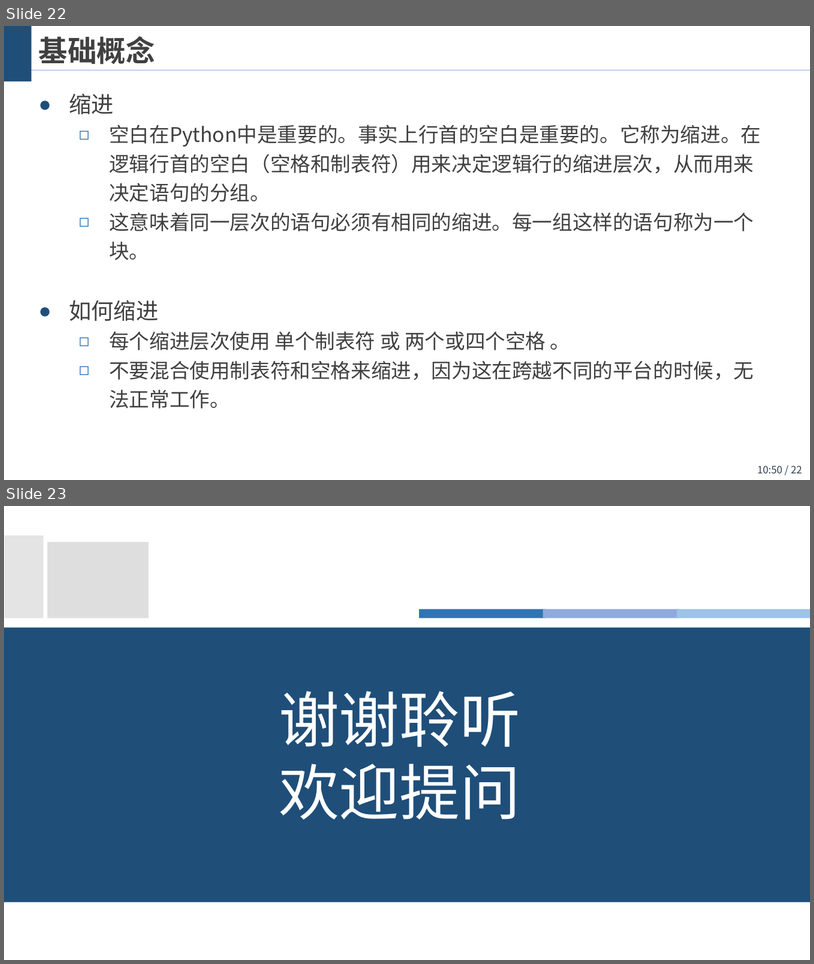
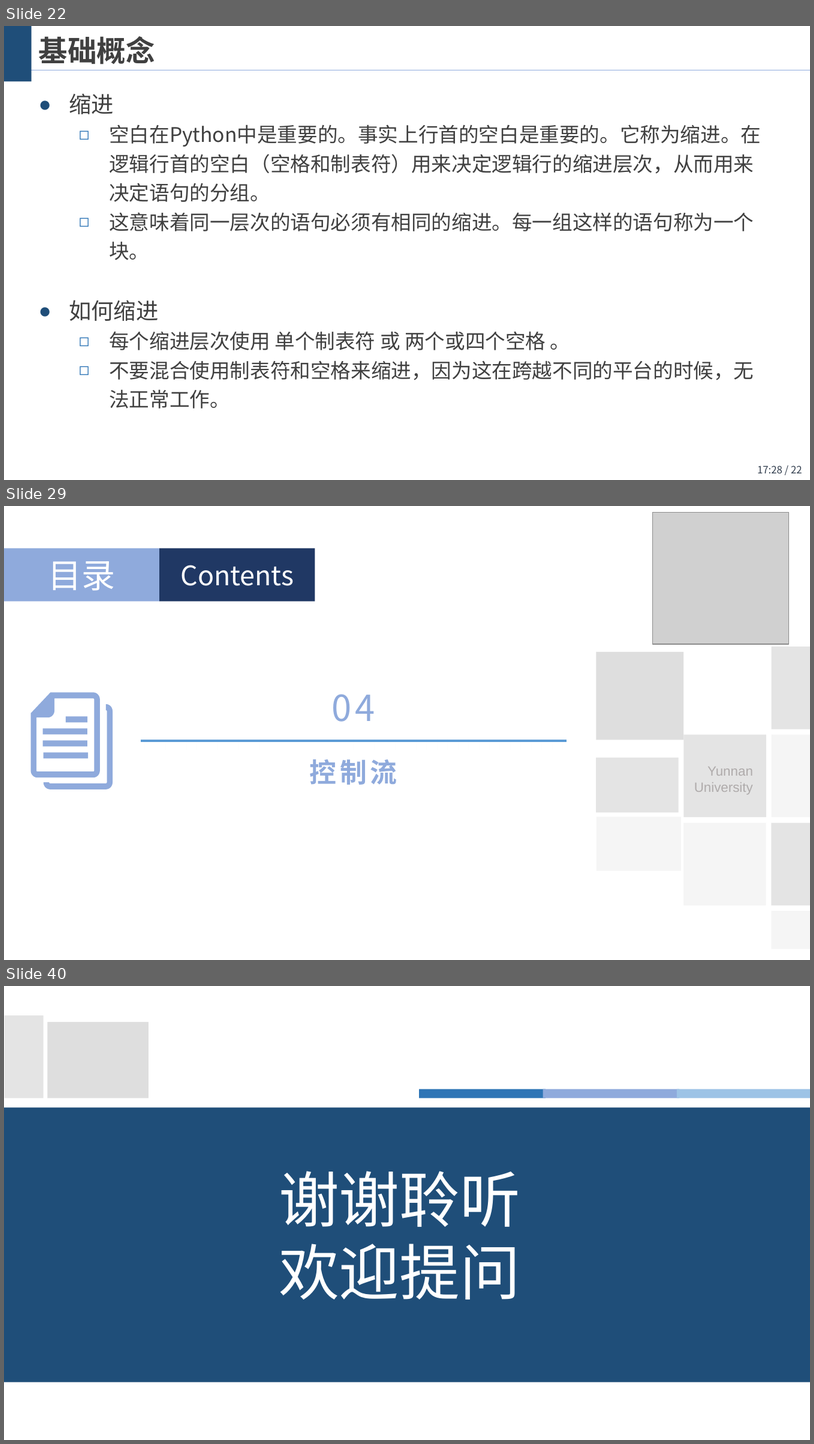
Before and after one commit to wangjin0818/Artificial_Intelligence_Generic_2023, a slide deck: Chapter 02/Python Programming I.pptx. Shown one above the other, each under a label of ours: slides 22 and 23 before the commit, slides 22, 29 and 40 after it; the slides between them are not shown. The pictures are 814x964 and 814x1444 pixels, drawn with LibreOffice and Linux fonts; fonts in the diff are those of the drawing; grey boxes stand for pictures; background and template pictures are left out. Boxes give left, top, right and bottom in pixels: in the first picture for what was removed or moved away, otherwise in the second. Text is boxed around its words. In the diff, an @@ line names an element or a change of style, - is before the commit and + after.

```diff
--- a/Chapter 02/Python Programming I.pptx
+++ b/Chapter 02/Python Programming I.pptx
@@ slide 29 added at [4, 506, 810, 960], background #FFFFFF @@
@@ picture added at [653, 513, 789, 644] @@
@@ rectangle added at [4, 548, 159, 601], fill #8FAADC, 30 pt, text #FFFFFF @@
+目录
@@ rectangle added at [159, 548, 315, 601], fill #203864, 24 pt, text #FFFFFF @@
+Contents
@@ rectangle added at [771, 646, 810, 729], fill #D9D9D9 at 70% opacity @@
@@ rectangle added at [597, 652, 684, 740], fill #D9D9D9 at 85% opacity @@
@@ freeform shape added at [30, 692, 112, 789], fill #8FAADC @@
@@ text added at [332, 694, 375, 721], 32 pt, text #8FAADC @@
+04
@@ rectangle added at [684, 734, 766, 816], fill #D9D9D9 at 70% opacity @@
@@ rectangle added at [771, 734, 810, 816], fill #F2F2F2 at 70% opacity @@
@@ line added from (567, 741) to (140, 741), #5B9BD5 2 pt @@
@@ rectangle added at [597, 757, 679, 813], fill #D9D9D9 at 70% opacity @@
@@ text added at [310, 759, 398, 784], 24 pt, text #8FAADC, bold @@
+控制流
@@ text added at [695, 766, 753, 794], 12 pt, text #AFABAB @@
+Yunnan University
@@ rectangle added at [597, 816, 681, 870], fill #F2F2F2 at 70% opacity @@
@@ rectangle added at [684, 823, 766, 905], fill #F2F2F2 at 70% opacity @@
@@ rectangle added at [771, 823, 810, 905], fill #D9D9D9 at 70% opacity @@
@@ rectangle added at [771, 911, 810, 949], fill #F2F2F2 at 70% opacity @@
@@ page number at [758, 465, 803, 473]: text changed @@
-10:50 / 22
+17:28 / 22
@@ what was slide 23 is now slide 40 @@
```
Also in this commit, not shown: 16 other slides added, 1 other file.
